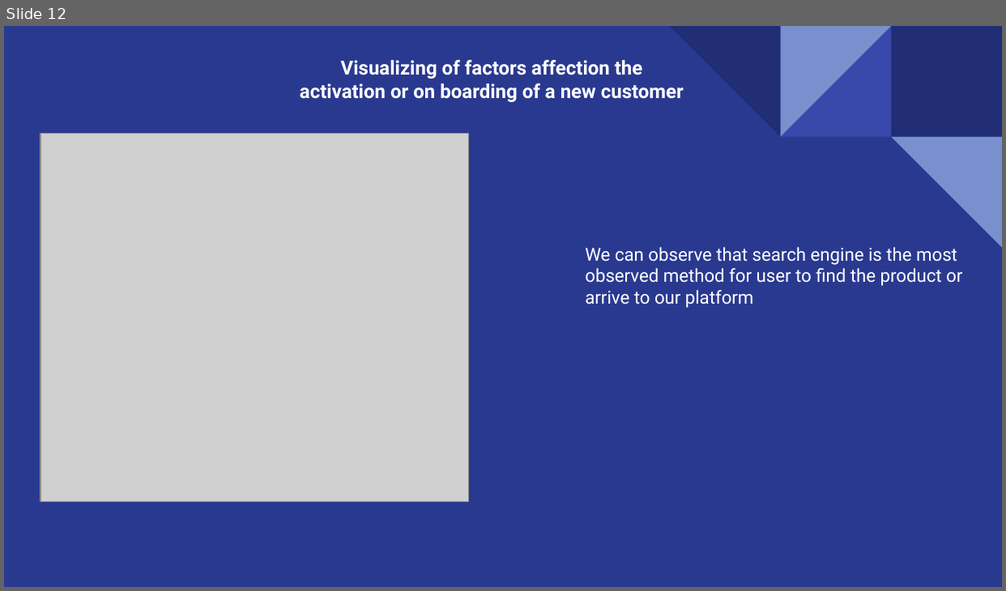
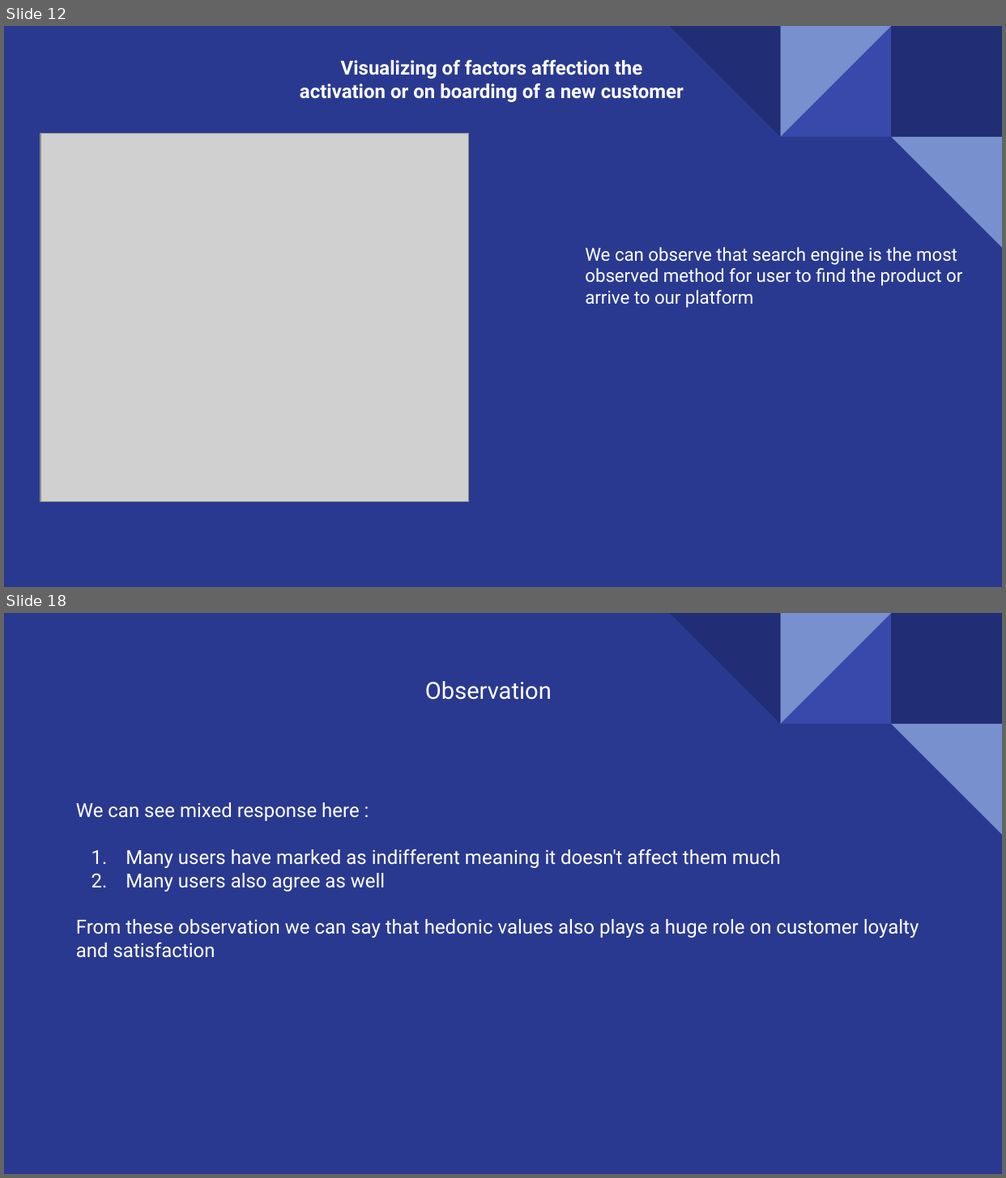
Before and after one commit to Pramodh23EAlpha/Internship, a slide deck: Customer_Activation_Retention(Data Analysis)/Case study.pptx. Shown one above the other, each under a label of ours: slide 12 before the commit, slides 12 and 18 after it; the slides between them are not shown. The pictures are 1006x591 and 1006x1178 pixels, drawn with LibreOffice and Linux fonts; fonts in the diff are those of the drawing; grey boxes stand for pictures. Boxes give left, top, right and bottom in pixels: in the first picture for what was removed or moved away, otherwise in the second. Text is boxed around its words. In the diff, an @@ line names an element or a change of style, - is before the commit and + after.

```diff
--- a/Customer_Activation_Retention(Data Analysis)/Case study.pptx
+++ b/Customer_Activation_Retention(Data Analysis)/Case study.pptx
@@ slide 18 added at (x1=4, y1=613, x2=1002, y2=1174), background #2A3990; not listed: 5 template elements that a slide beside it also shows @@
@@ text added at (x1=425, y1=681, x2=552, y2=700), 17 pt, text #FFFFFF @@
+Observation
@@ text added at (x1=76, y1=803, x2=919, y2=958), 14 pt, text #FFFFFF @@
+We can see mixed response here :
+1. Many users have marked as indifferent meaning it doesn't affect them much
+2. Many users also agree as well
+From these observation we can say that hedonic values also plays a huge role on customer loyalty and satisfaction
```
Also in this commit, not shown: 1 slide changed, 17 other slides added.
